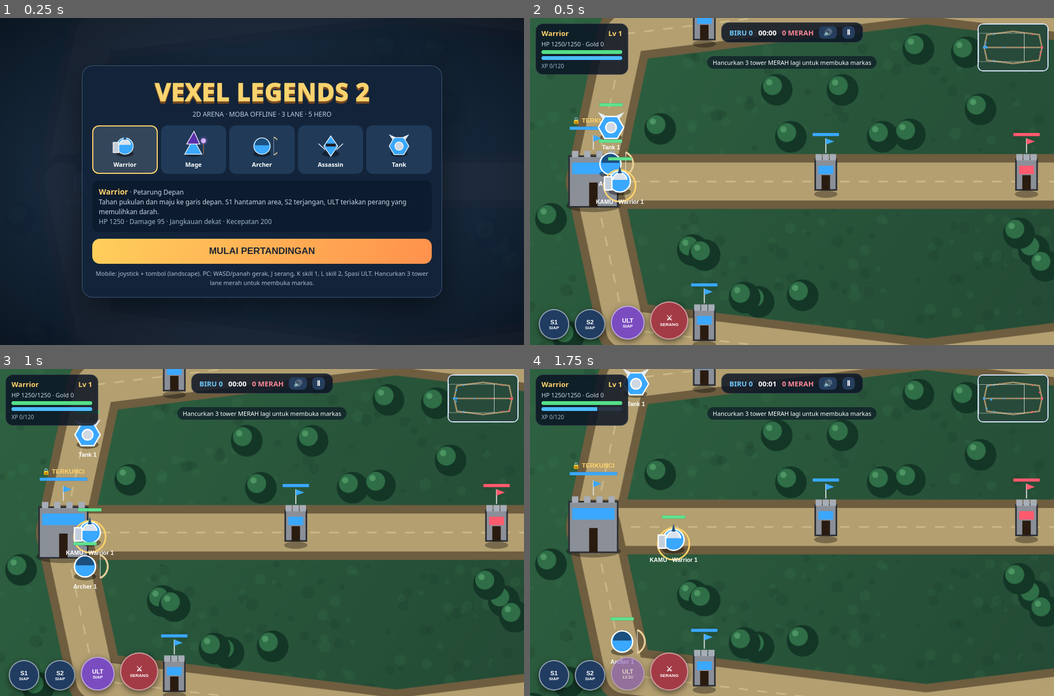
Above: before the commit, frames 1-4 (two rows, left to right).
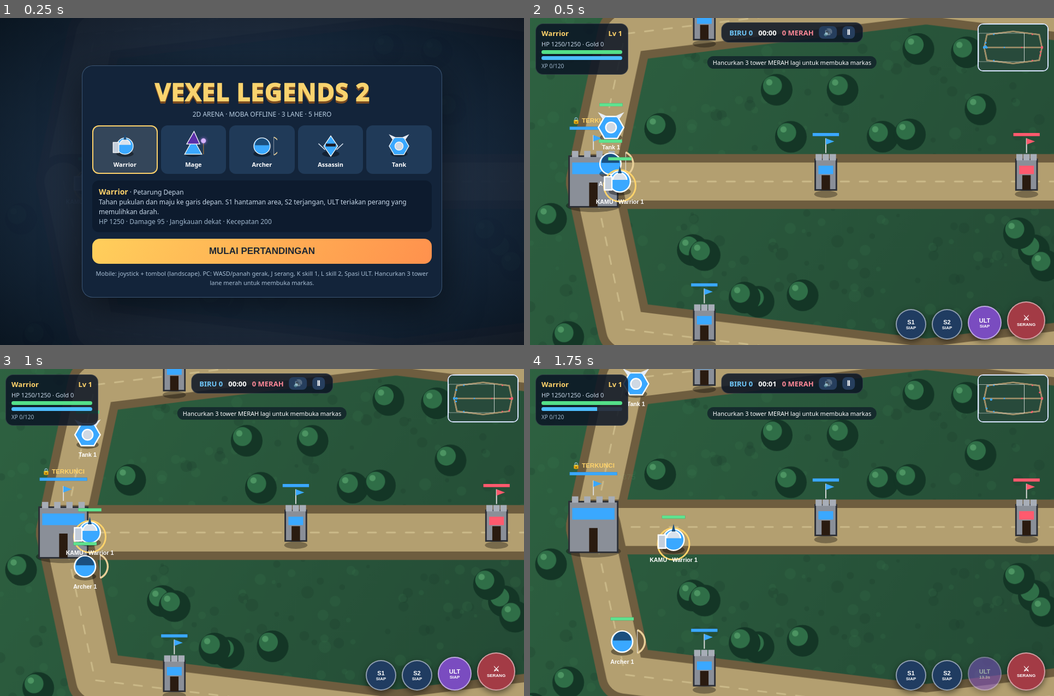
Above: after the commit, the same moments.

Repository: vexelkang-cell/gamepai
Game: browser game, page games/vexel-legend-2-arena/index.html
Two runs of this game, one before a commit and one after it. Both use one fixed random seed, a clock stepped at 60 frames per second and the inputs below.
Inputs (mouse positions are in pixels of both pictures, inside the frame that each line leads up to):
- Up to frame 1 (0.25 s): no input
- Up to frame 2 (0.5 s): click "MULAI PERTANDINGAN" at 0.27 s
- Up to frame 3 (1 s): no input
- Up to frame 4 (1.75 s): hold Right 1.03-1.53 s; click (792, 565) at 1.07 s; tap Space at 1.1, 1.6 s; hold Down from 1.58 s (still down); click (687, 499) at 1.67 s

Frame 1 is identical in both runs. In frame 2, 4.7% of the frame differs, in the area x 1-99%, y 86-100%; in frame 3, 4.7%; in frame 4, 4.6%.

Commit message:
Position all combat buttons at bottom right

Diff:
--- a/games/vexel-legend-2-arena/index.html
+++ b/games/vexel-legend-2-arena/index.html
@@ -22,7 +22,7 @@
 .joy{width:116px;height:116px;border-radius:50%;background:#ffffff18;border:2px solid #ffffff55;position:fixed;left:0;top:0;display:none;pointer-events:none;touch-action:none;z-index:4;transform:translate(-50%,-50%)}
 .joy.active{display:block}
 .stick{width:46px;height:46px;border-radius:50%;background:#b9e4ff9c;border:2px solid #fff;position:absolute;left:50%;top:50%;transform:translate(-50%,-50%)}
-.acts{display:flex;align-items:flex-end;gap:10px;pointer-events:auto}
+.acts{position:absolute;right:16px;bottom:0;display:flex;align-items:flex-end;justify-content:flex-end;gap:10px;pointer-events:auto}
 .act{width:56px;height:56px;border-radius:50%;border:2px solid #ffffff80;background:#203c61;color:#fff;font-weight:900;font-size:11px;touch-action:none;box-shadow:0 4px 12px #0008;pointer-events:auto;transition:opacity .15s}
 .act.atk{width:70px;height:70px;background:#a33b45;font-size:13px}
 .act.ult{background:#7a4cc0;width:62px;height:62px}
